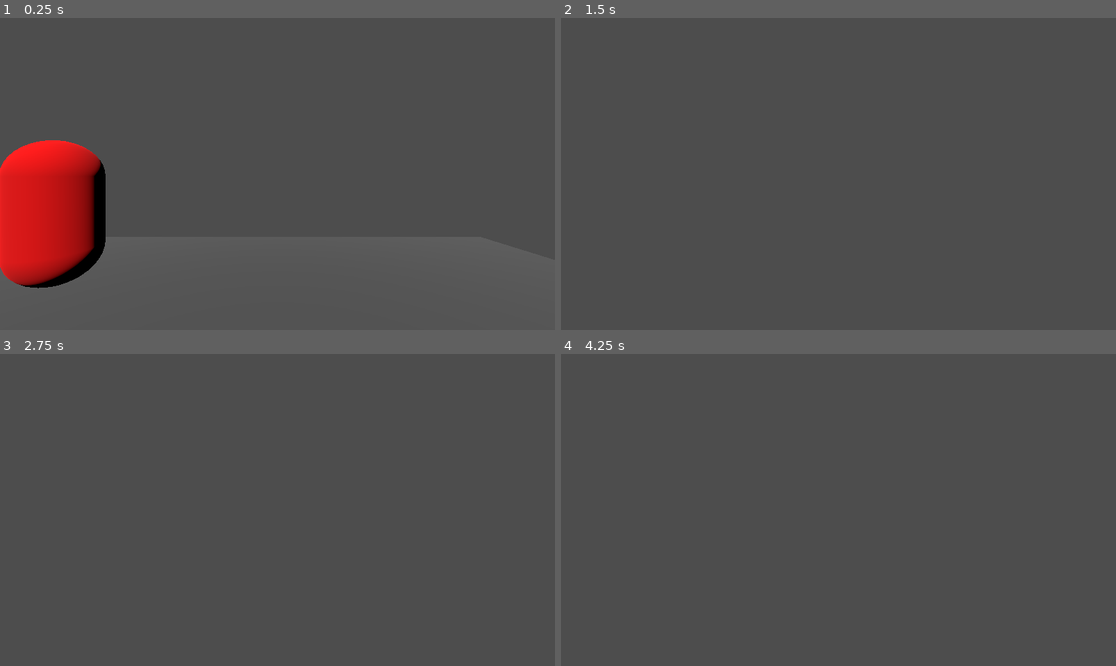
Above: before the commit, frames 1-4 (two rows, left to right).
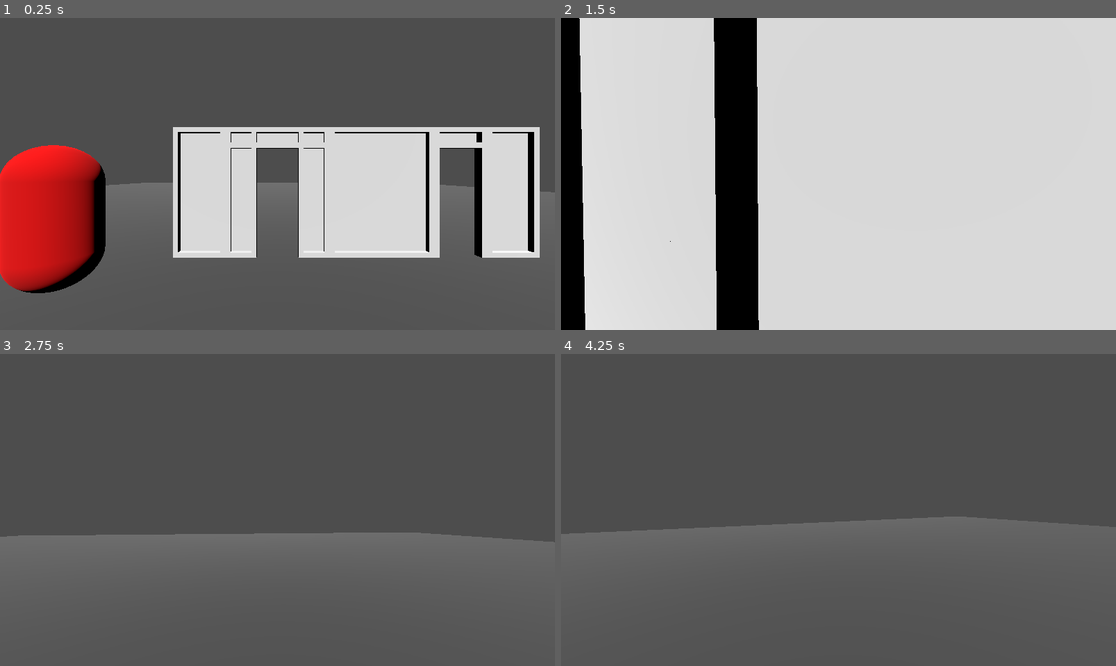
Above: after the commit, the same moments.

Repository: Vojguard/Diegetic-Yellow
Game: Godot game, scene res://MainScene/main_scene.tscn
Same seed, same stepped clock (60 frames per second), same inputs: the game is played once before the commit and once after it.
Inputs (mouse positions are in pixels of both pictures, inside the frame that each line leads up to):
- Up to frame 1 (0.25 s): no input
- Up to frame 2 (1.5 s): tap Enter at 0.5 s; move the mouse to (866, 174) at 0.52 s; hold W (forward) from 0.53 s (still down); tap Space (jump) at 0.6, 0.77, 1.07 s; move the mouse to (810, 174) at 1.27 s; tap E (interact) at 1.35 s
- Up to frame 3 (2.75 s): keep holding W (forward); tap Space (jump) at 1.52, 1.55, 1.82, 2.3 s; move the mouse to (288, 503) at 2.02 s; click (288, 503) at 2.1 s
- Up to frame 4 (4.25 s): keep holding W (forward); move the mouse to (832, 516) at 2.77 s; tap Space (jump) at 2.85, 3.02, 3.32, 3.5, 3.77, 3.8, 4.07 s; move the mouse to (877, 513) at 3.52 s; hold E (interact) from 3.53 s (still down)

The runs differ from the first frame. In frame 1, 26% of the frame differs, in the area x 0-100%, y 34-89%; in frame 2, 100%, in the area x 0-100%, y 0-100%; in frame 3, 6.3%; in frame 4, 2.7%.

Commit message:
lets build some walls

Diff:
--- a/MainScene/main_scene.tscn
+++ b/MainScene/main_scene.tscn
@@ -1,7 +1,11 @@
-[gd_scene load_steps=8 format=3 uid="uid://08msfmig0t30"]
+[gd_scene load_steps=12 format=3 uid="uid://08msfmig0t30"]
 
 [ext_resource type="PackedScene" uid="uid://dry5s7ff6a5i0" path="res://Player/player.tscn" id="1_fyr3e"]
 [ext_resource type="Script" uid="uid://c86ly3ox8pyub" path="res://MainScene/main_scene.gd" id="1_qjv46"]
+[ext_resource type="PackedScene" uid="uid://bniu7fgcine6q" path="res://Objects/Environment/wall.tscn" id="2_1lkik"]
+[ext_resource type="PackedScene" uid="uid://ciqpw8ehoxobv" path="res://Objects/Environment/door.tscn" id="2_25os6"]
+[ext_resource type="PackedScene" uid="uid://br4ecwbx3b5mb" path="res://Objects/Environment/door_frame.tscn" id="2_30i71"]
+[ext_resource type="PackedScene" uid="uid://ejrfeg3guuuo" path="res://Objects/Environment/wall_short.tscn" id="3_1lkik"]
 [ext_resource type="PackedScene" uid="uid://du7a4g7j3pm7b" path="res://Objects/collectible.tscn" id="3_25u3m"]
 [ext_resource type="PackedScene" uid="uid://dit0ixxyrcvvp" path="res://Objects/target.tscn" id="4_r4p44"]
 
@@ -10,10 +14,10 @@
 
 [sub_resource type="PlaneMesh" id="PlaneMesh_25u3m"]
 material = SubResource("StandardMaterial3D_qjv46")
-size = Vector2(10, 10)
+size = Vector2(50, 75)
 
 [sub_resource type="BoxShape3D" id="BoxShape3D_25u3m"]
-size = Vector3(10, 0.1, 10)
+size = Vector3(50, 0.1, 75)
 
 [node name="MainScene" type="Node3D"]
 script = ExtResource("1_qjv46")
@@ -26,17 +30,31 @@
 mesh = SubResource("PlaneMesh_25u3m")
 
 [node name="CollisionShape3D" type="CollisionShape3D" parent="Environment/GroundPlane"]
-transform = Transform3D(1, 0, 0, 0, 1, 0, 0, 0, 1, -0.0106201, 0, 0)
 shape = SubResource("BoxShape3D_25u3m")
 
+[node name="DoorFrame" parent="Environment" instance=ExtResource("2_30i71")]
+transform = Transform3D(1, 0, 0, 0, 1, 0, 0, 0, 1, 3.5, 0.05, -4)
+
+[node name="Wall" parent="Environment" instance=ExtResource("2_1lkik")]
+transform = Transform3D(1, 0, 0, 0, 1, 0, 0, 0, 1, 2, 0.050000012, -4)
+
+[node name="ShortWall" parent="Environment" instance=ExtResource("3_1lkik")]
+transform = Transform3D(1, 0, 0, 0, 1, 0, 0, 0, 1, -1.500236, 0.050000012, -4)
+
+[node name="ShortWall2" parent="Environment" instance=ExtResource("3_1lkik")]
+transform = Transform3D(1, 0, 0, 0, 1, 0, 0, 0, 1, 4.499764, 0.050000012, -4)
+
+[node name="Door" parent="Environment" instance=ExtResource("2_25os6")]
+transform = Transform3D(1, 0, 0, 0, 1, 0, 0, 0, 1, 0, 0.050000012, -4)
+
 [node name="Player" parent="." instance=ExtResource("1_fyr3e")]
-transform = Transform3D(1, 0, 0, 0, 1, 0, 0, 0, 1, 0, 1.024, 0)
+transform = Transform3D(1, 0, 0, 0, 1, 0, 0, 0, 1, 0, 0.9499999, 0)
 
 [node name="Sun" type="DirectionalLight3D" parent="."]
 transform = Transform3D(1, 0, 0, 0, 0.678147, 0.734926, 0, -0.734926, 0.678147, 0, 3.89418, 0)
 
 [node name="Collectible" parent="." instance=ExtResource("3_25u3m")]
-transform = Transform3D(1, 0, 0, 0, 1, 0, 0, 0, 1, 3.75608, 0.547695, 3.43167)
+transform = Transform3D(1, 0, 0, 0, 1, 0, 0, 0, 1, 3.75608, 0.55, 3.43167)
 
 [node name="Target" parent="." instance=ExtResource("4_r4p44")]
-transform = Transform3D(1, 0, 0, 0, 1, 0, 0, 0, 1, -3.07625, 1.01903, -2.861)
+transform = Transform3D(1, 0, 0, 0, 1, 0, 0, 0, 1, -3.07625, 1.05, -2.861)
--- /dev/null
+++ b/Objects/Environment/door.tscn
@@ -0,0 +1,25 @@
+[gd_scene load_steps=4 format=3 uid="uid://ciqpw8ehoxobv"]
+
+[ext_resource type="PackedScene" uid="uid://is6vicgy41iw" path="res://Models/door.glb" id="1_oqm2c"]
+
+[sub_resource type="BoxShape3D" id="BoxShape3D_53t6o"]
+size = Vector3(0.6, 2.5, 0.14)
+
+[sub_resource type="BoxShape3D" id="BoxShape3D_oqm2c"]
+size = Vector3(0.8, 0.4, 0.14)
+
+[node name="Door" type="StaticBody3D"]
+
+[node name="CollisionShape3D" type="CollisionShape3D" parent="."]
+transform = Transform3D(1, 0, 0, 0, 1, 0, 0, 0, 1, 0.7, 1.25, 0.05)
+shape = SubResource("BoxShape3D_53t6o")
+
+[node name="CollisionShape3D2" type="CollisionShape3D" parent="."]
+transform = Transform3D(1, 0, 0, 0, 1, 0, 0, 0, 1, -0.7, 1.25, 0.05)
+shape = SubResource("BoxShape3D_53t6o")
+
+[node name="CollisionShape3D3" type="CollisionShape3D" parent="."]
+transform = Transform3D(1, 0, 0, 0, 1, 0, 0, 0, 1, 0, 2.2949219, 0.05)
+shape = SubResource("BoxShape3D_oqm2c")
+
+[node name="door2" parent="." instance=ExtResource("1_oqm2c")]
--- /dev/null
+++ b/Objects/Environment/door_frame.tscn
@@ -0,0 +1,25 @@
+[gd_scene load_steps=4 format=3 uid="uid://br4ecwbx3b5mb"]
+
+[ext_resource type="PackedScene" uid="uid://chu1cscrdfpel" path="res://Models/door_frame.glb" id="1_d1yeg"]
+
+[sub_resource type="BoxShape3D" id="BoxShape3D_53t6o"]
+size = Vector3(0.10004884, 2.5, 0.14)
+
+[sub_resource type="BoxShape3D" id="BoxShape3D_oqm2c"]
+size = Vector3(0.8, 0.4, 0.14)
+
+[node name="DoorFrame" type="StaticBody3D"]
+
+[node name="CollisionShape3D" type="CollisionShape3D" parent="."]
+transform = Transform3D(1, 0, 0, 0, 1, 0, 0, 0, 1, 0.45, 1.25, 0.05)
+shape = SubResource("BoxShape3D_53t6o")
+
+[node name="CollisionShape3D2" type="CollisionShape3D" parent="."]
+transform = Transform3D(1, 0, 0, 0, 1, 0, 0, 0, 1, -0.45, 1.25, 0.05)
+shape = SubResource("BoxShape3D_53t6o")
+
+[node name="CollisionShape3D3" type="CollisionShape3D" parent="."]
+transform = Transform3D(1, 0, 0, 0, 1, 0, 0, 0, 1, 0, 2.2949219, 0.05)
+shape = SubResource("BoxShape3D_oqm2c")
+
+[node name="door_frame2" parent="." instance=ExtResource("1_d1yeg")]
--- /dev/null
+++ b/Objects/Environment/wall.tscn
@@ -0,0 +1,14 @@
+[gd_scene load_steps=3 format=3 uid="uid://bniu7fgcine6q"]
+
+[ext_resource type="PackedScene" uid="uid://ydreek02fmhd" path="res://Models/wall.glb" id="1_tk1tl"]
+
+[sub_resource type="BoxShape3D" id="BoxShape3D_fca3b"]
+size = Vector3(2, 2.5, 0.14)
+
+[node name="Wall" type="StaticBody3D"]
+
+[node name="wall2" parent="." instance=ExtResource("1_tk1tl")]
+
+[node name="CollisionShape3D" type="CollisionShape3D" parent="."]
+transform = Transform3D(1, 0, 0, 0, 1, 0, 0, 0, 1, 0, 1.25, 0.05)
+shape = SubResource("BoxShape3D_fca3b")
--- /dev/null
+++ b/Objects/Environment/wall_short.tscn
@@ -0,0 +1,14 @@
+[gd_scene load_steps=3 format=3 uid="uid://ejrfeg3guuuo"]
+
+[ext_resource type="PackedScene" uid="uid://d22q326jt5cwm" path="res://Models/short_wall.glb" id="1_i2xvs"]
+
+[sub_resource type="BoxShape3D" id="BoxShape3D_rdwpg"]
+size = Vector3(1, 2.5, 0.14)
+
+[node name="ShortWall" type="StaticBody3D"]
+
+[node name="CollisionShape3D" type="CollisionShape3D" parent="."]
+transform = Transform3D(1, 0, 0, 0, 1, 0, 0, 0, 1, 0, 1.25, 0.05)
+shape = SubResource("BoxShape3D_rdwpg")
+
+[node name="short_wall2" parent="." instance=ExtResource("1_i2xvs")]
--- a/Player/player.tscn
+++ b/Player/player.tscn
@@ -3,13 +3,18 @@
 [ext_resource type="Script" uid="uid://da6fx643tjv3k" path="res://Player/player.gd" id="1_l8h54"]
 
 [sub_resource type="CapsuleShape3D" id="CapsuleShape3D_hvfyp"]
+radius = 0.25
+height = 1.8
 
 [sub_resource type="CapsuleMesh" id="CapsuleMesh_hvfyp"]
+radius = 0.25
+height = 1.8
 
 [sub_resource type="SphereShape3D" id="SphereShape3D_l8h54"]
 
 [node name="Player" type="CharacterBody3D"]
 script = ExtResource("1_l8h54")
+jump_force = 2.0
 
 [node name="CollisionShape3D" type="CollisionShape3D" parent="."]
 shape = SubResource("CapsuleShape3D_hvfyp")
@@ -18,7 +23,7 @@
 mesh = SubResource("CapsuleMesh_hvfyp")
 
 [node name="Camera" type="Camera3D" parent="."]
-transform = Transform3D(1, 0, 0, 0, 1, 0, 0, 0, 1, 0, 0.5, 0)
+transform = Transform3D(1, 0, 0, 0, 1, 0, 0, 0, 1, 0, 0.7, 0)
 
 [node name="ShootCast" type="RayCast3D" parent="Camera"]
 target_position = Vector3(0, 0, -10)
--- a/UI/main_menu.tscn
+++ b/UI/main_menu.tscn
@@ -25,7 +25,8 @@
 
 [node name="Label" type="Label" parent="MarginContainer/HBoxContainer/VBoxContainer"]
 layout_mode = 2
-text = "DIEGETIC YELLOW"
+text = "DIEGETIC
+YELLOW"
 
 [node name="VBoxContainer" type="VBoxContainer" parent="MarginContainer/HBoxContainer/VBoxContainer"]
 layout_mode = 2
--- a/project.godot
+++ b/project.godot
@@ -14,6 +14,10 @@
 run/main_scene="uid://08msfmig0t30"
 config/features=PackedStringArray("4.5", "Forward Plus")
 config/icon="res://icon.svg"
+
+[filesystem]
+
+import/blender/enabled=false
 
 [input]
 
Binary file added: Models/door.glb
Not shown, added: Models/door.glb.import
Binary file added: Models/door_frame.glb
Not shown, added: Models/door_frame.glb.import
Binary file added: Models/short_wall.glb
Not shown, added: Models/short_wall.glb.import
Binary file added: Models/wall.glb
Not shown, added: Models/wall.glb.import
Not shown, added: Blender/walls.blend
Not shown, added: Blender/walls.blend1
